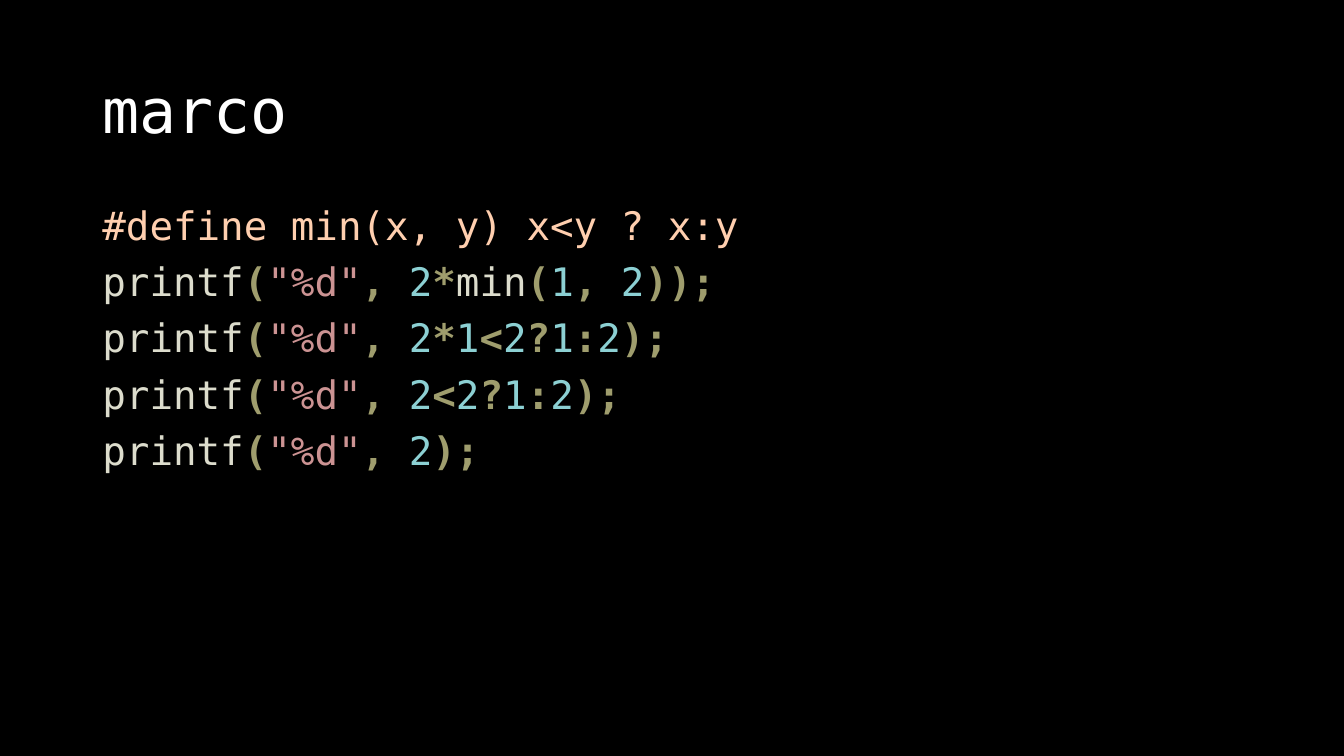
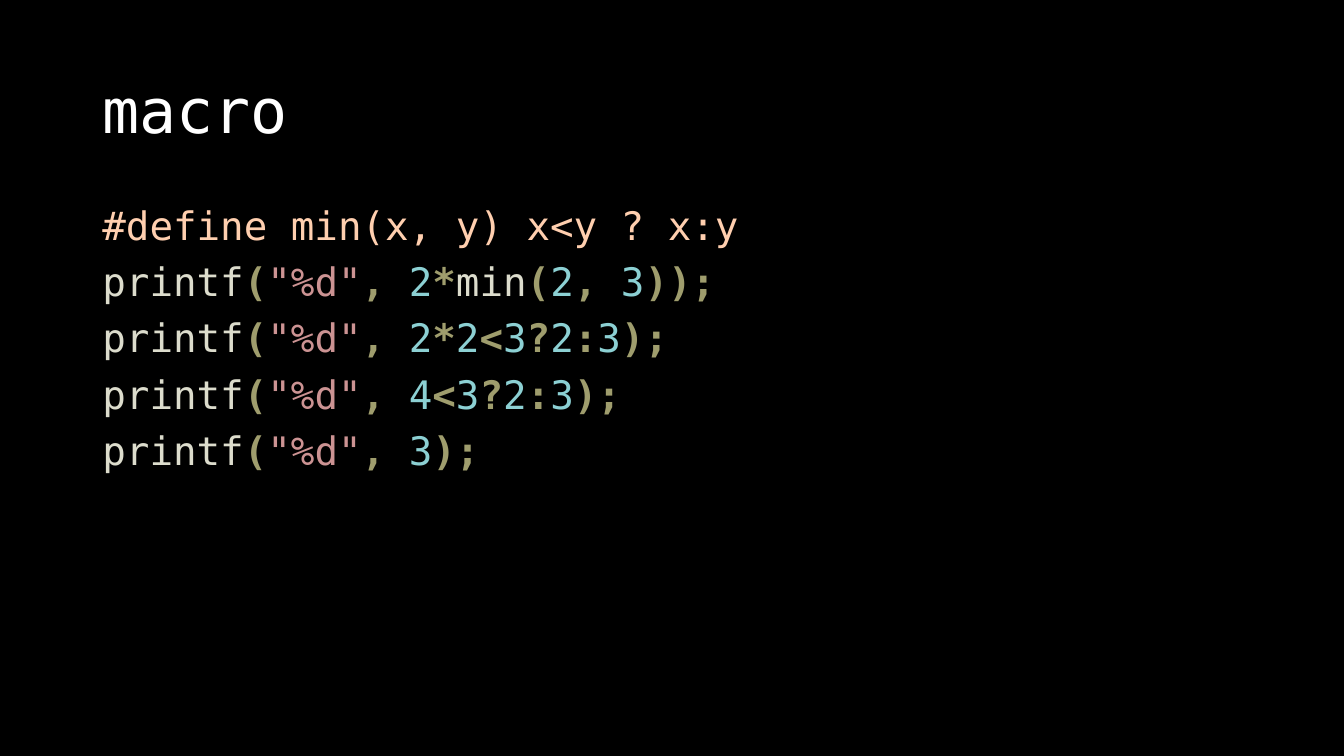
Before and after one commit to OEmiliatanO/those_c_prog_didnt_teach, a slide deck: slide 39 of Ch1/Ch1-basic.pptx (slide 38 before the commit). Drawn at 1344x756 pixels with LibreOffice and Linux fonts; fonts in the diff are those of the drawing. Boxes give left, top, right and bottom in pixels: in the first picture for what was removed or moved away, otherwise in the second. Text is boxed around its words. In the diff, an @@ line names an element or a change of style, - is before the commit and + after.

```diff
--- a/Ch1/Ch1-basic.pptx
+++ b/Ch1/Ch1-basic.pptx
@@ title at [102,98,287,134]: text changed @@
-marco
+macro
@@ text at [102,266,715,473]: text changed @@
-printf("%d", 2*min(1, 2));
-printf("%d", 2*1<2?1:2);
-printf("%d", 2<2?1:2);
-printf("%d", 2);
+printf("%d", 2*min(2, 3));
+printf("%d", 2*2<3?2:3);
+printf("%d", 4<3?2:3);
+printf("%d", 3);
```
Also in this commit, not shown: 38 other slides changed, 7 slides added, 5 other files.
